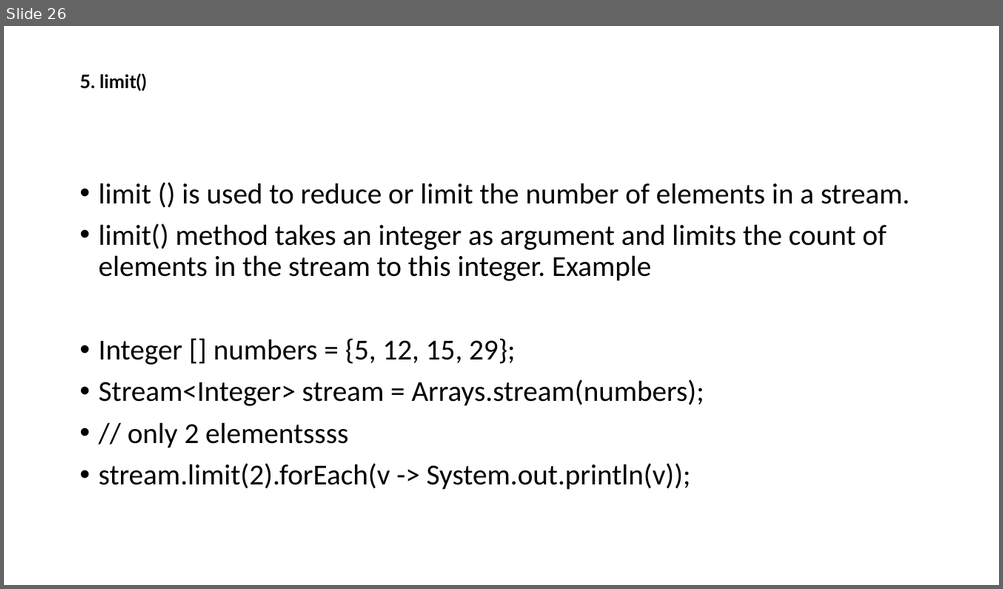
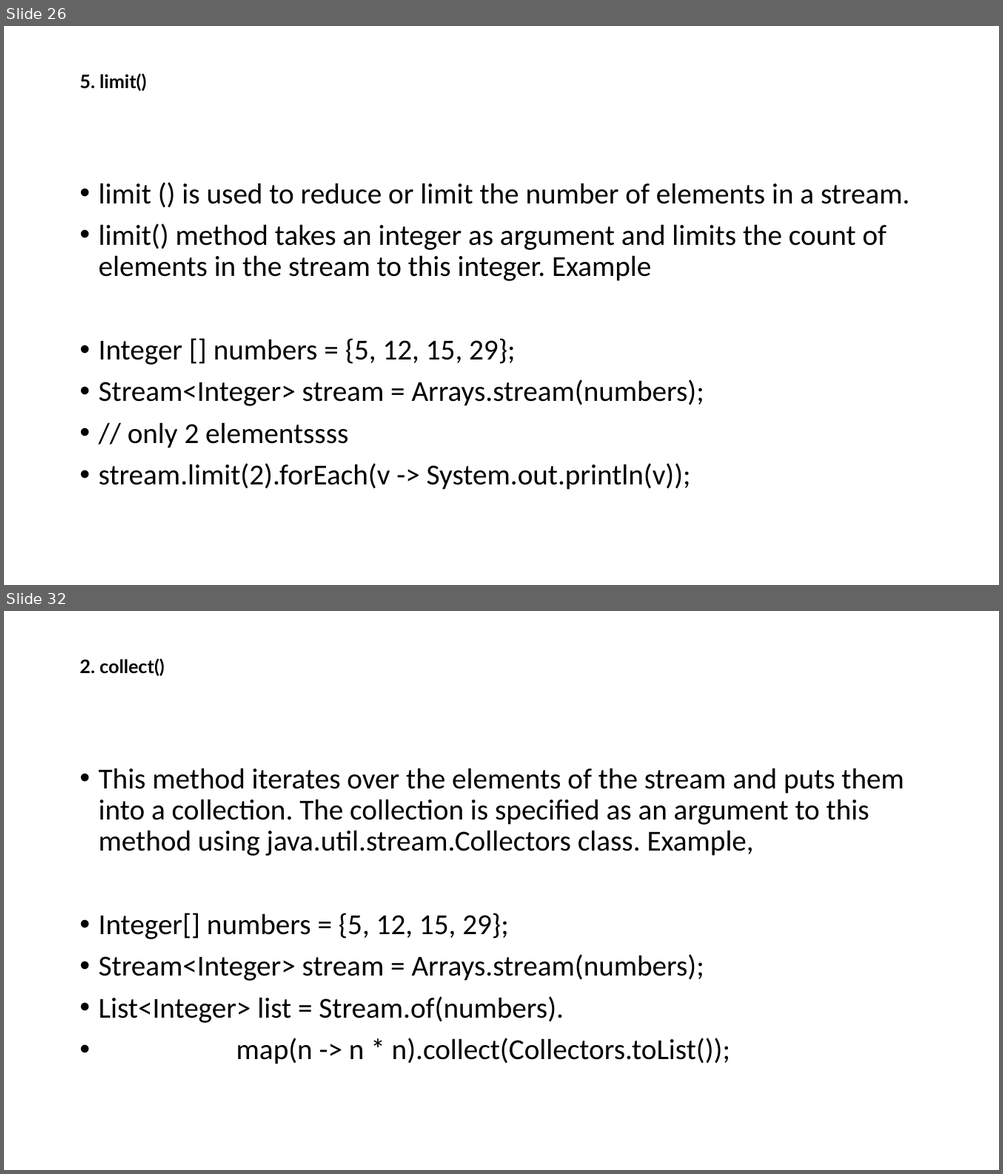
Before and after one commit to thinkervipulsrivastava/Life, a slide deck: Java8.pptx. Shown one above the other, each under a label of ours: slide 26 before the commit, slides 26 and 32 after it; the slides between them are not shown. The pictures are 1003x589 and 1003x1174 pixels, drawn with LibreOffice and Linux fonts; fonts in the diff are those of the drawing. Boxes give left, top, right and bottom in pixels: in the first picture for what was removed or moved away, otherwise in the second. Text is boxed around its words. In the diff, an @@ line names an element or a change of style, - is before the commit and + after.

```diff
--- a/Java8.pptx
+++ b/Java8.pptx
@@ slide 32 added at bbox=[4, 611, 999, 1170], background #FFFFFF @@
@@ title added at bbox=[79, 658, 165, 676], 18 pt, text #000000, bold @@
+2. collect()
@@ text added at bbox=[99, 768, 903, 1065], 28 pt, text #000000 @@
+• This method iterates over the elements of the stream and puts them into a collection. The collection is specified as an argument to this method using java.util.stream.Collectors class. Example,
+• Integer[] numbers = {5, 12, 15, 29};
+• Stream<Integer> stream = Arrays.stream(numbers);
+• List<Integer> list = Stream.of(numbers).
+• map(n -> n * n).collect(Collectors.toList());
```
Also in this commit, not shown: 3 slides changed, 17 other slides added, 4 other files.
